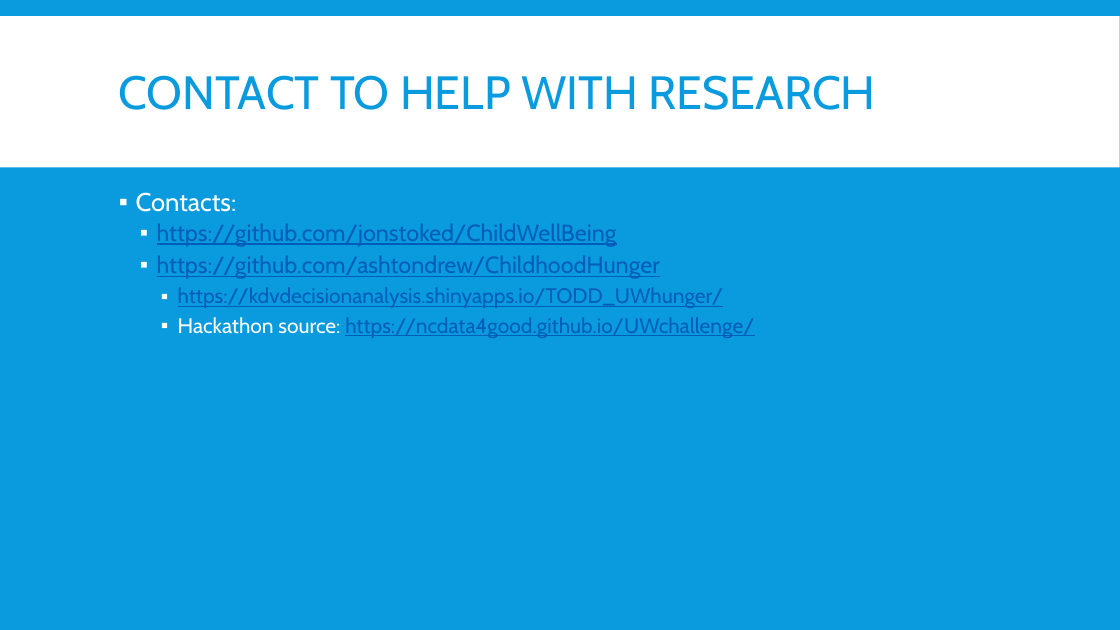
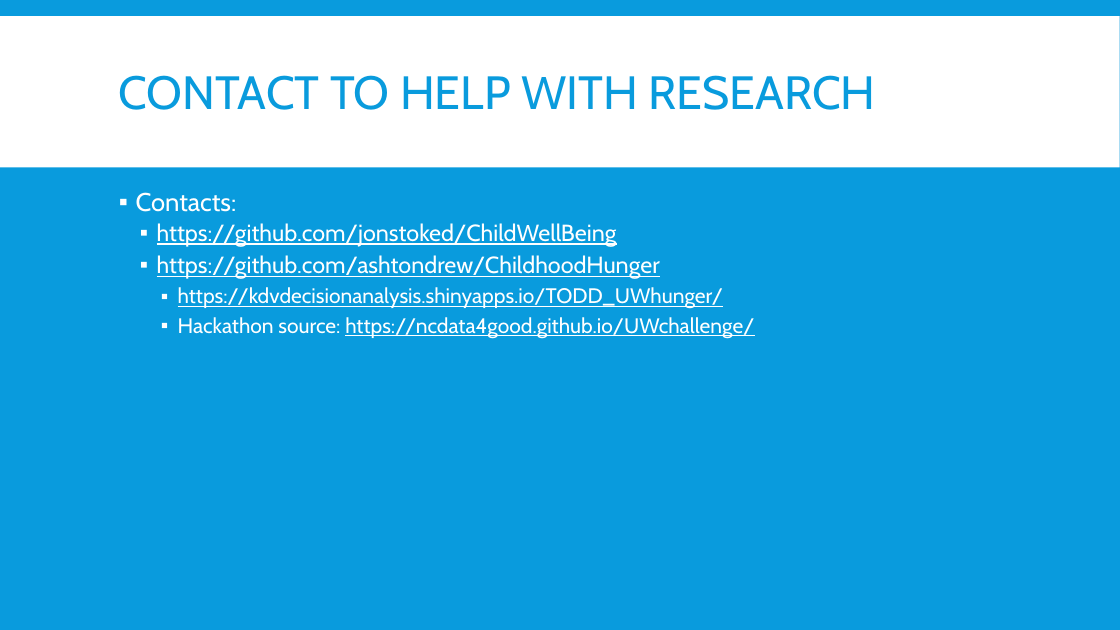
Before and after one commit to mlane3/unitedway, a slide deck: slide 15 of United Way.pptx (slide 12 before the commit). Drawn at 1120x630 pixels with LibreOffice and Linux fonts; fonts in the diff are those of the drawing. Boxes give left, top, right and bottom in pixels: in the first picture for what was removed or moved away, otherwise in the second. Text is boxed around its words. In the diff, an @@ line names an element or a change of style, - is before the commit and + after.

```diff
--- a/United Way.pptx
+++ b/United Way.pptx
@@ text at bbox=[157, 223, 754, 339]: text colour #005DBA to #FFFFFF in "https://github.com/jonstoked/ChildWellBeing", "https://github.com/ashtondrew/ChildhoodHunger", "https://kdvdecisionanalysis.shinyapps.io/TODD_UWhunger/", "https://ncdata4good.github.io/UWchallenge/" @@
```
Also in this commit, not shown: 4 other slides changed, 3 slides added, 2 slides removed.
